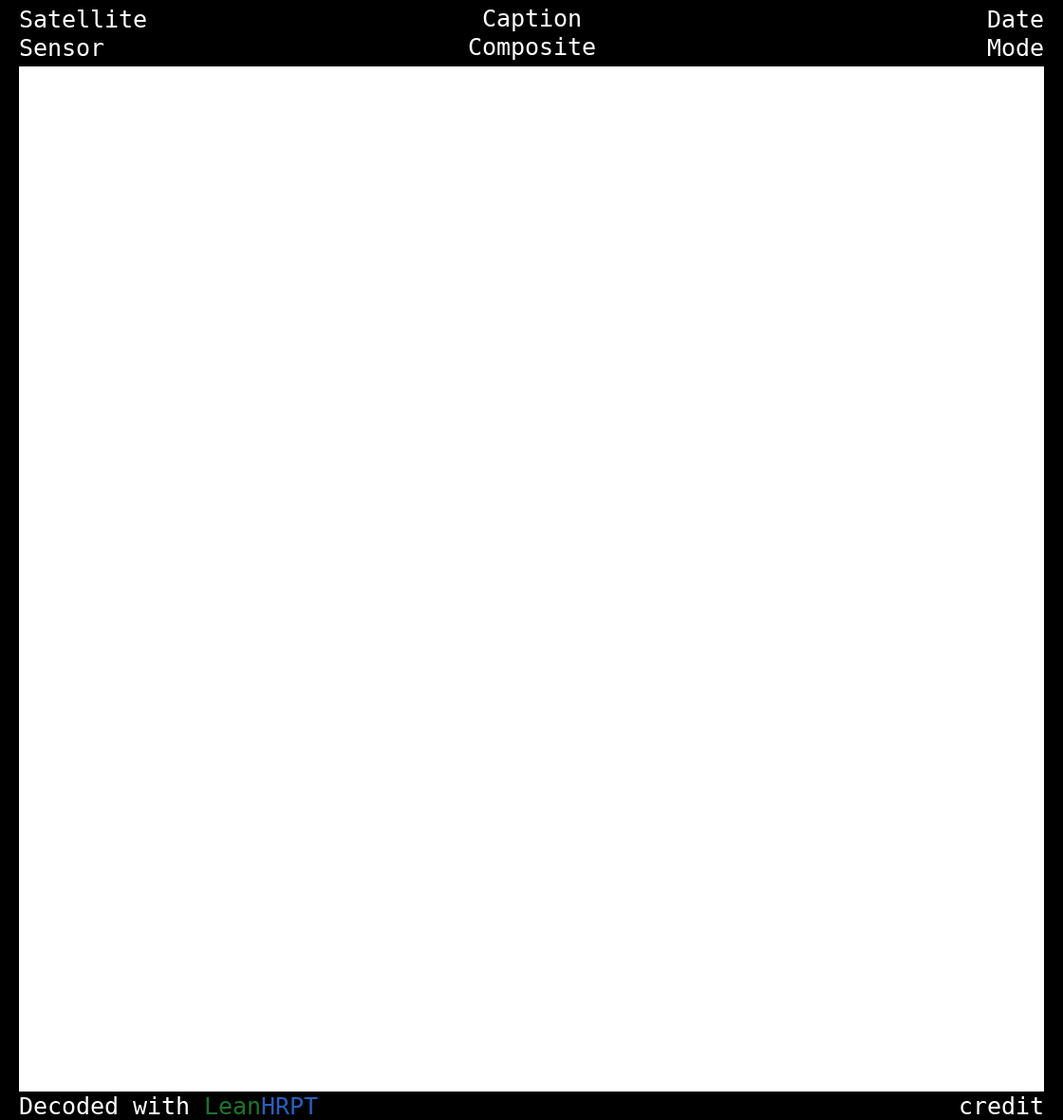
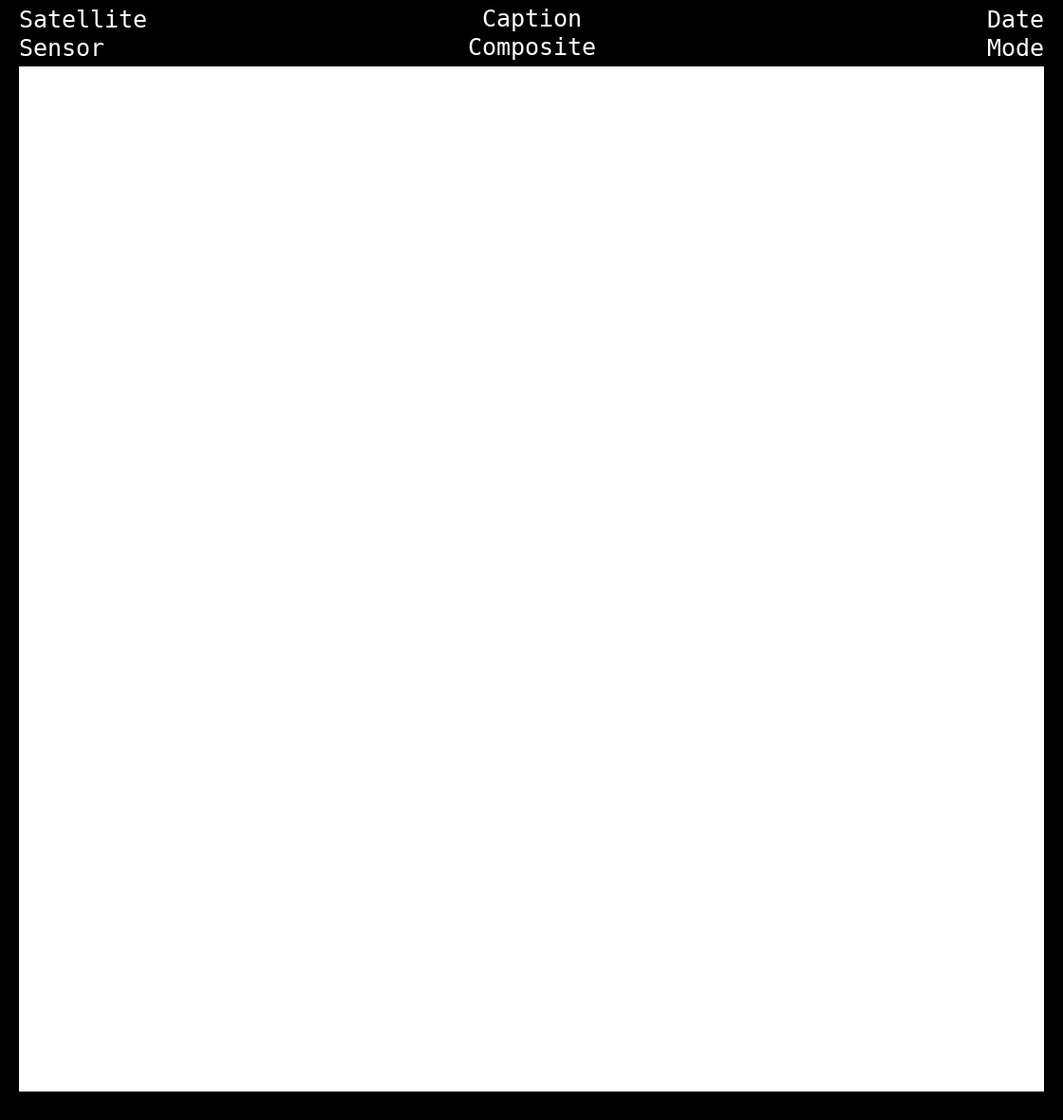
Layers edited between the first and the second 1063px x 1120px image:
hid "Credit" over 960, 1096, 1043, 1115
hid "Logo LeanHRPT" over 19, 1096, 319, 1115
